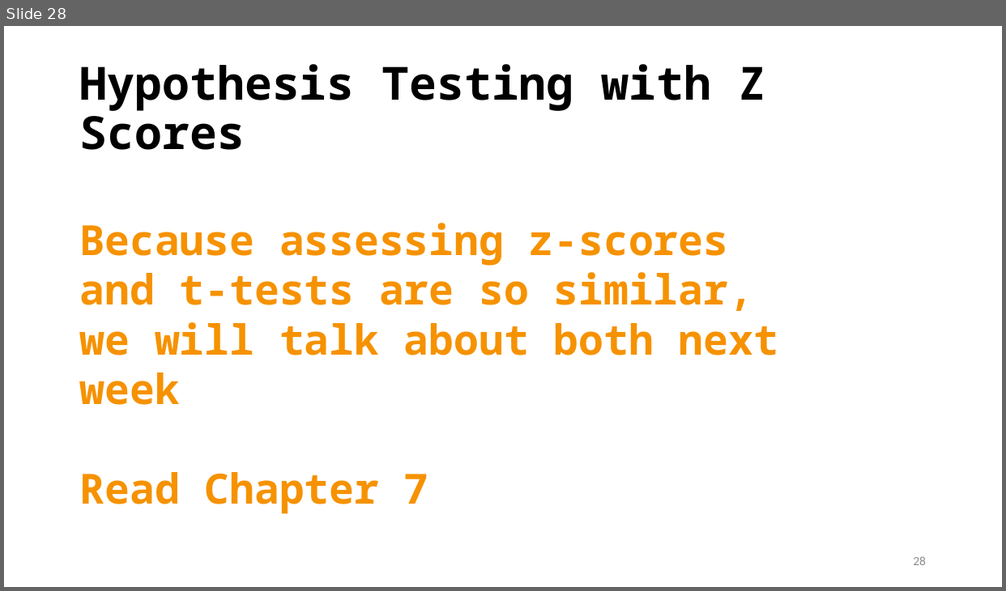
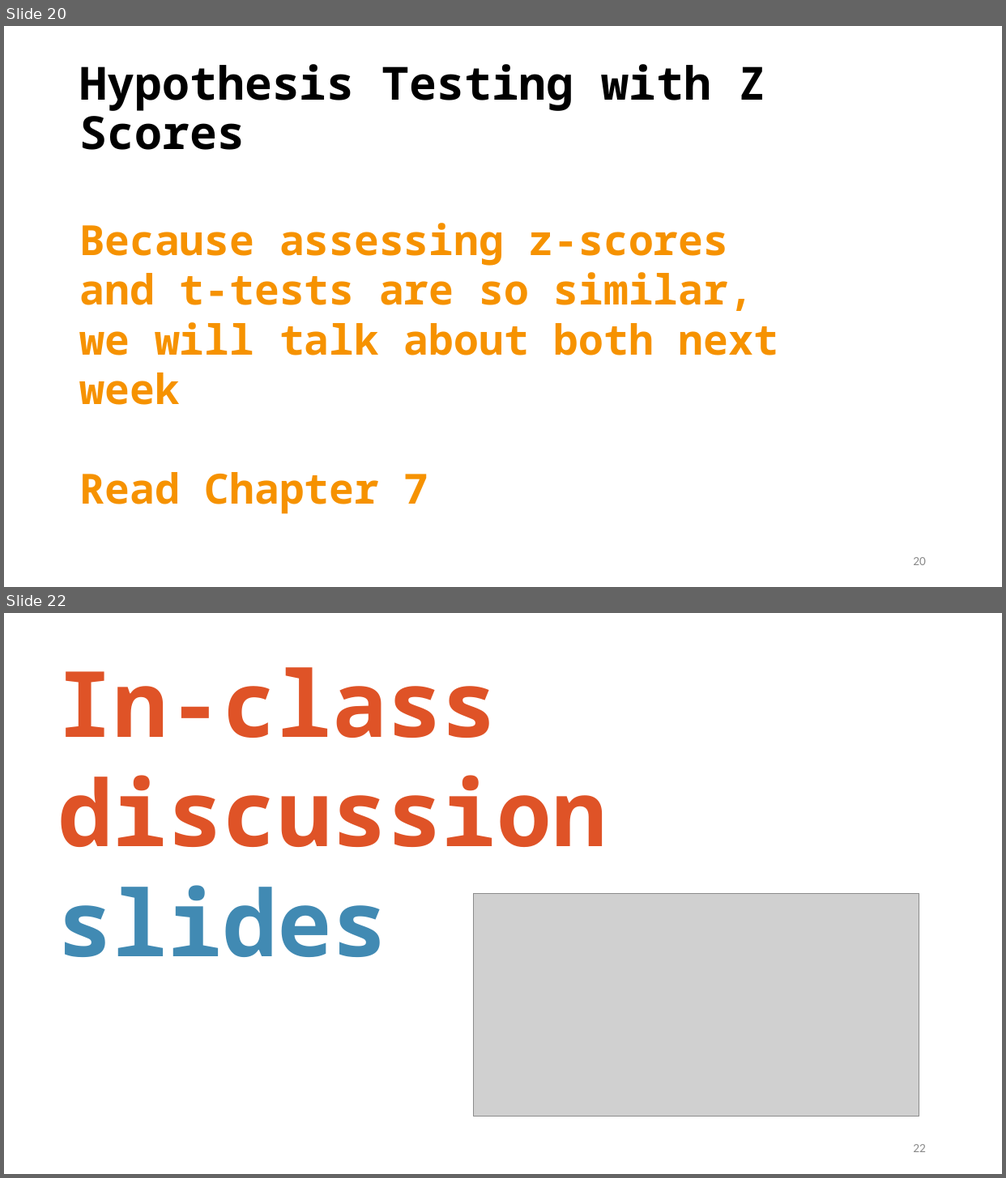
Before and after one commit to TysonStanley/EDU-6050, a slide deck: Slides/04_EDUC_6050_2018.pptx. Shown one above the other, each under a label of ours: slide 28 before the commit, slides 20 and 22 after it; the slides between them are not shown. The pictures are 1006x591 and 1006x1178 pixels, drawn with LibreOffice and Linux fonts; fonts in the diff are those of the drawing; grey boxes stand for pictures. Boxes give left, top, right and bottom in pixels: in the first picture for what was removed or moved away, otherwise in the second. Text is boxed around its words. In the diff, an @@ line names an element or a change of style, - is before the commit and + after.

```diff
--- a/Slides/04_EDUC_6050_2018.pptx
+++ b/Slides/04_EDUC_6050_2018.pptx
@@ slide 22 added at <box>4,613,1002,1174</box>, background #FFFFFF @@
@@ text added at <box>58,667,607,957</box>, 88 pt, text #DF5327, bold @@
+In-class discussion
+slides
@@ picture added at <box>473,894,919,1117</box> @@
@@ page number added at <box>913,1144,926,1152</box>, 12 pt, text #8C8C8C @@
+22
@@ what was slide 28 is now slide 20 @@
@@ page number at <box>913,557,926,565</box>: text changed @@
-28
+20
```
Also in this commit, not shown: 4 slides changed, 1 other slide added, 9 slides removed, 1 other file.
